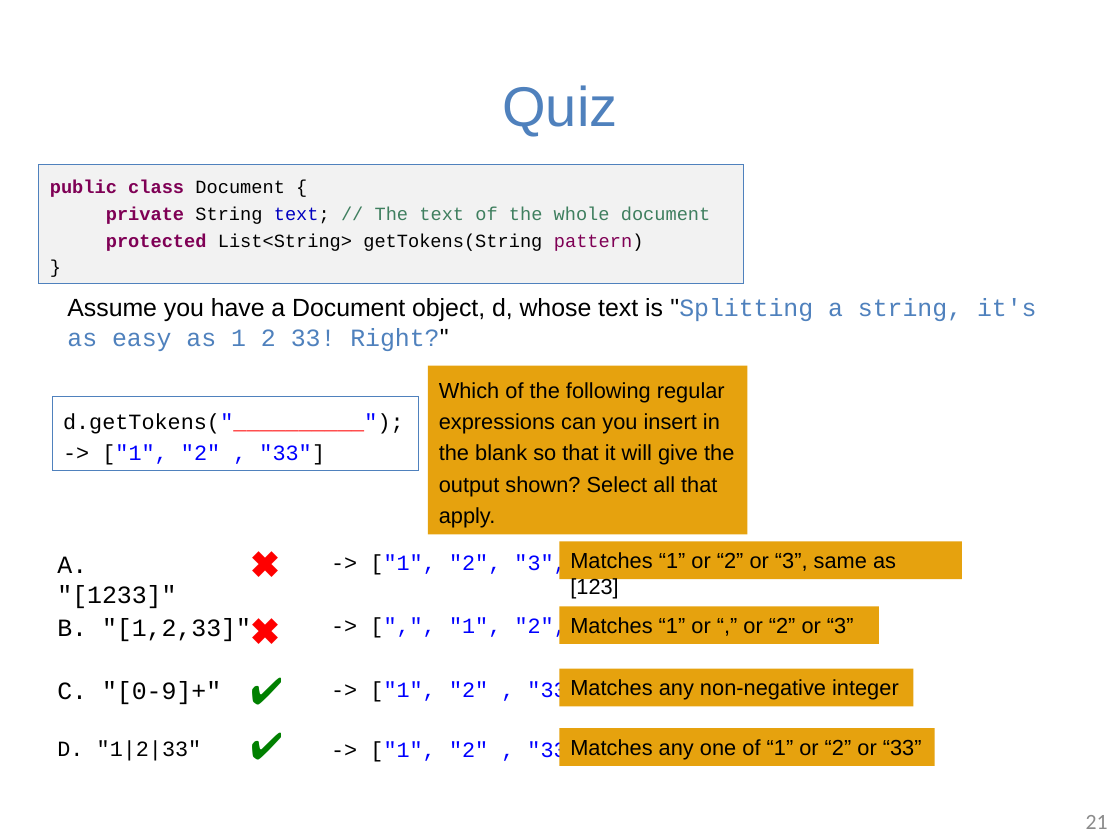
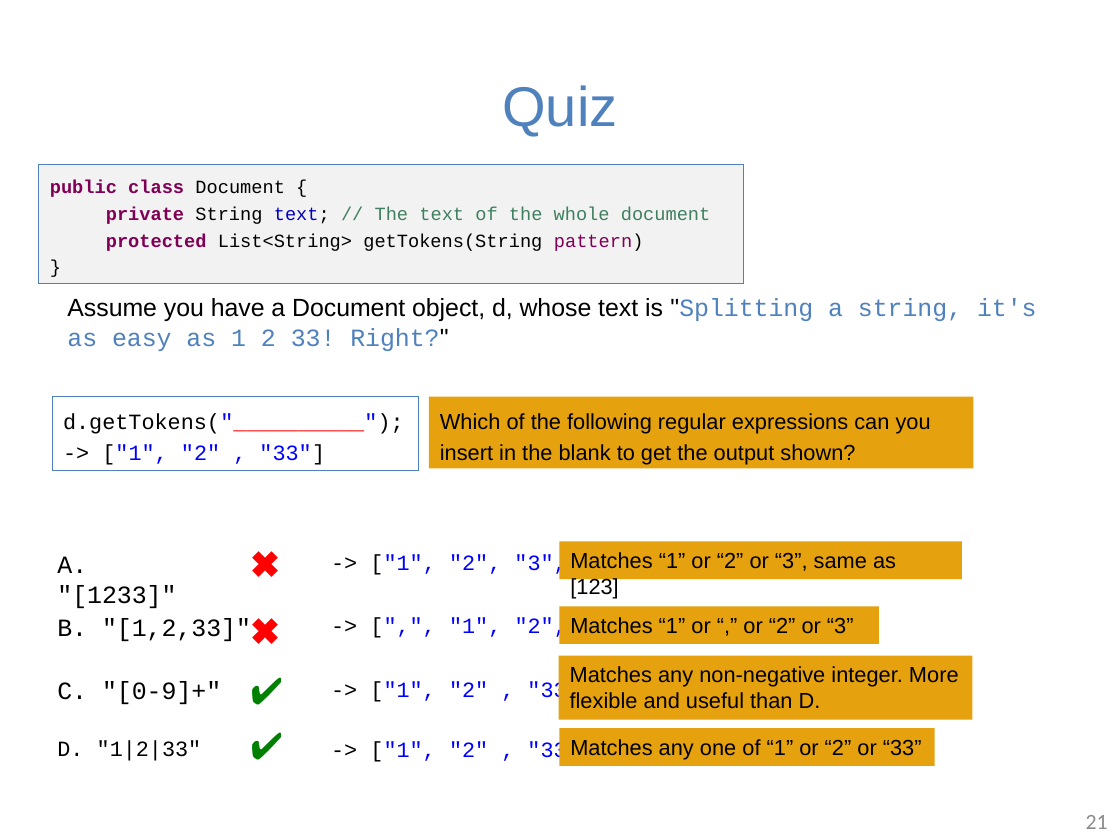
Before and after one commit to guhofstra/CSC111Fa25, a slide deck: slide 21 of PPTs/Lecture 4-string in java.pptx. Drawn at 1120x840 pixels with LibreOffice and Linux fonts; fonts in the diff are those of the drawing. Boxes give left, top, right and bottom in pixels: in the first picture for what was removed or moved away, otherwise in the second. Text is boxed around its words. In the diff, an @@ line names an element or a change of style, - is before the commit and + after.

```diff
--- a/PPTs/Lecture 4-string in java.pptx
+++ b/PPTs/Lecture 4-string in java.pptx
@@ rectangle "Which of the following regular ...": place and size @@
-rectangle "Which of the following regular ..." at box(428, 365, 748, 534)
+rectangle "Which of the following regular ..." at box(429, 396, 973, 468)
@@ text in rectangle at box(440, 413, 931, 465): text changed @@
-Which of the following regular expressions can you insert in the blank so that it will give the output shown? Select all that apply.
+Which of the following regular expressions can you insert in the blank to get the output shown?
@@ rectangle "Matches any non-negative integer. More ...": place and size @@
-rectangle "Matches any non-negative integer. More ..." at box(559, 669, 913, 707)
+rectangle "Matches any non-negative integer. More ..." at box(559, 655, 973, 719)
@@ text in rectangle at box(570, 666, 959, 709): text changed @@
-Matches any non-negative integer
+Matches any non-negative integer. More flexible and useful than D.
```
Also in this commit, not shown: 19 other slides changed, 2 other files.
